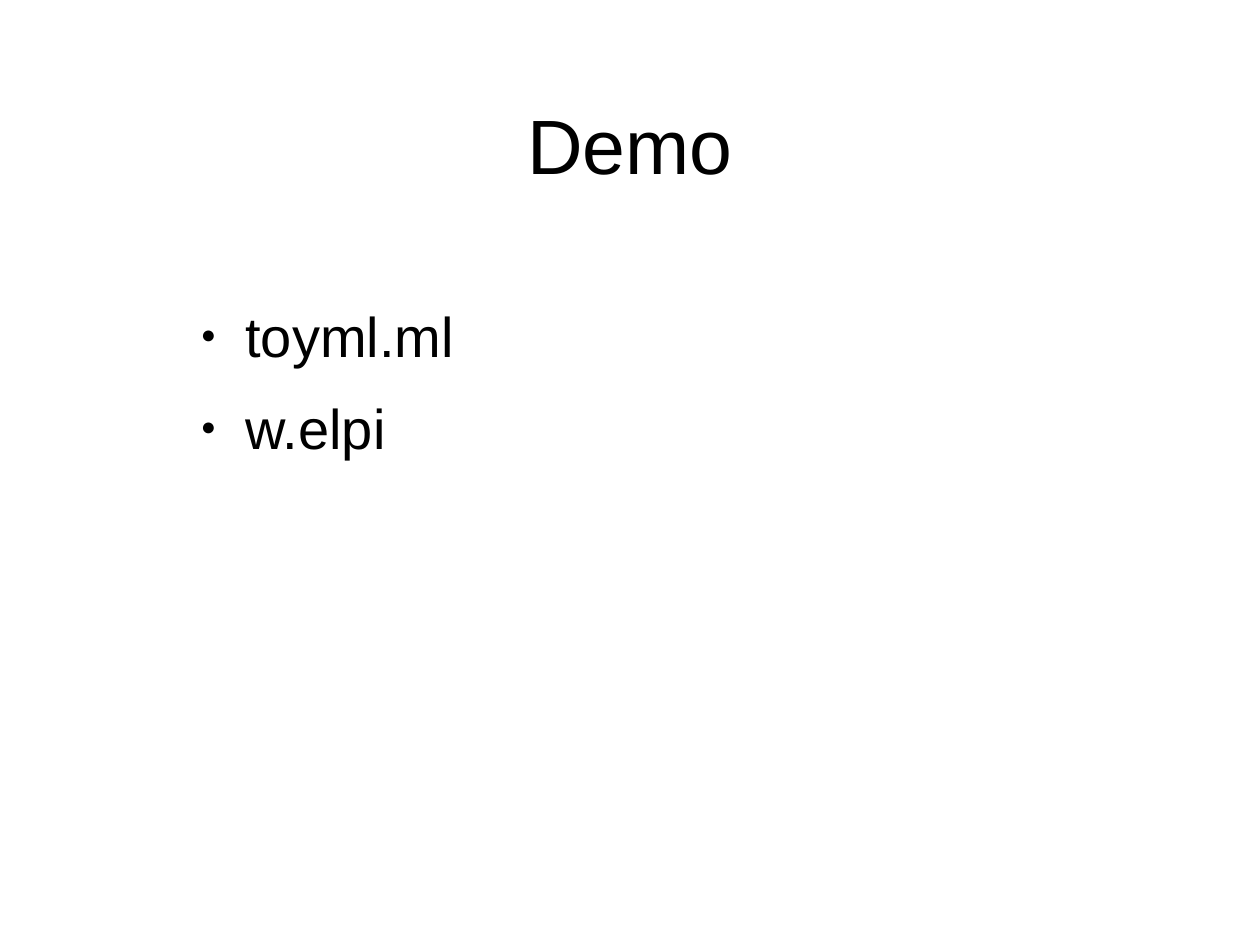
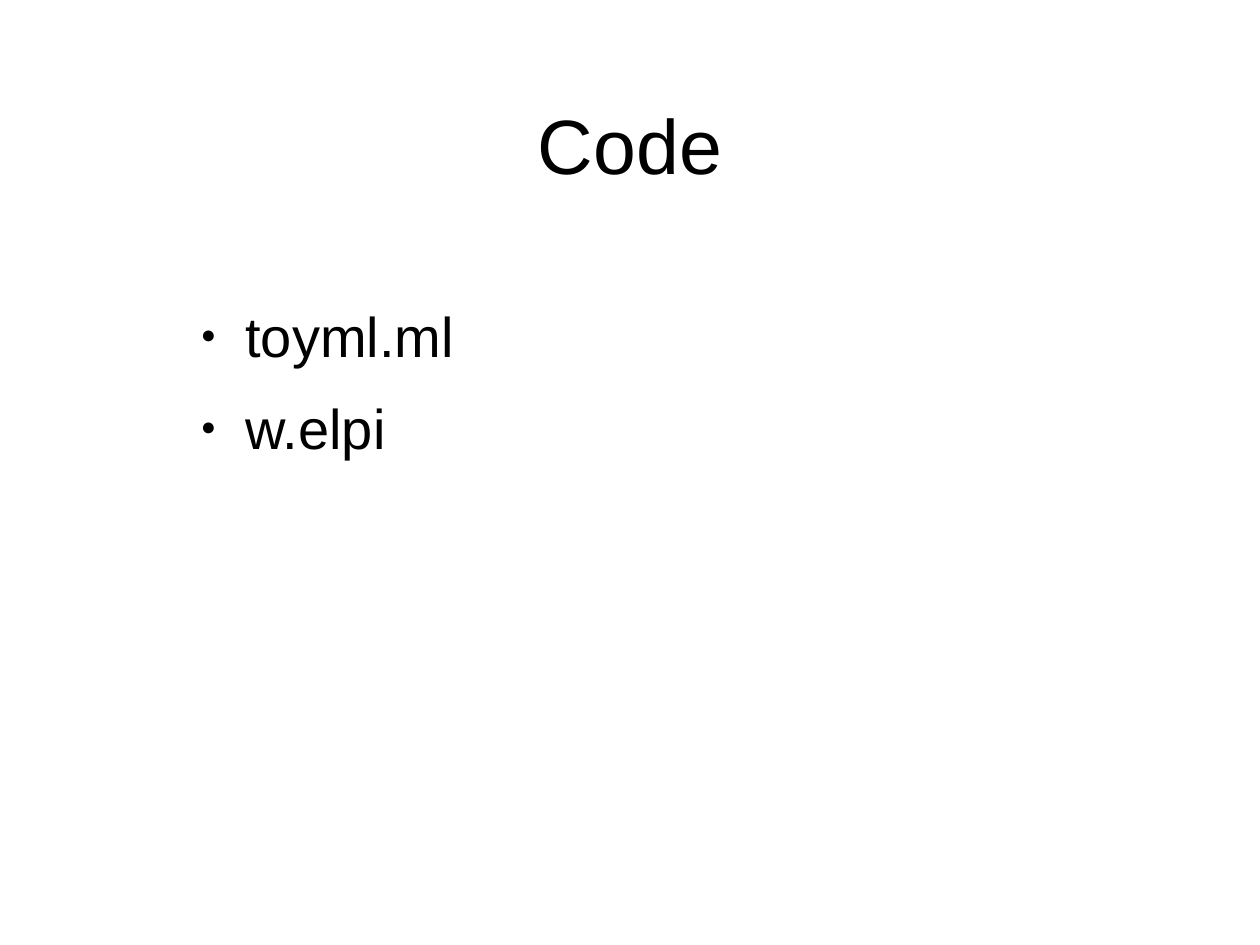
Before and after one commit to gares/mlws18, a slide deck: slide 35 of slides.odp. Drawn at 1260x945 pixels with LibreOffice and Linux fonts; fonts in the diff are those of the drawing; background and template pictures are left out. Boxes give left, top, right and bottom in pixels: in the first picture for what was removed or moved away, otherwise in the second. Text is boxed around its words. In the diff, an @@ line names an element or a change of style, - is before the commit and + after.

```diff
--- a/slides.odp
+++ b/slides.odp
@@ title at <box>538,118,722,175</box>: text changed @@
-Demo
+Code
```
Also in this commit, not shown: 6 other slides changed, 4 other files.
